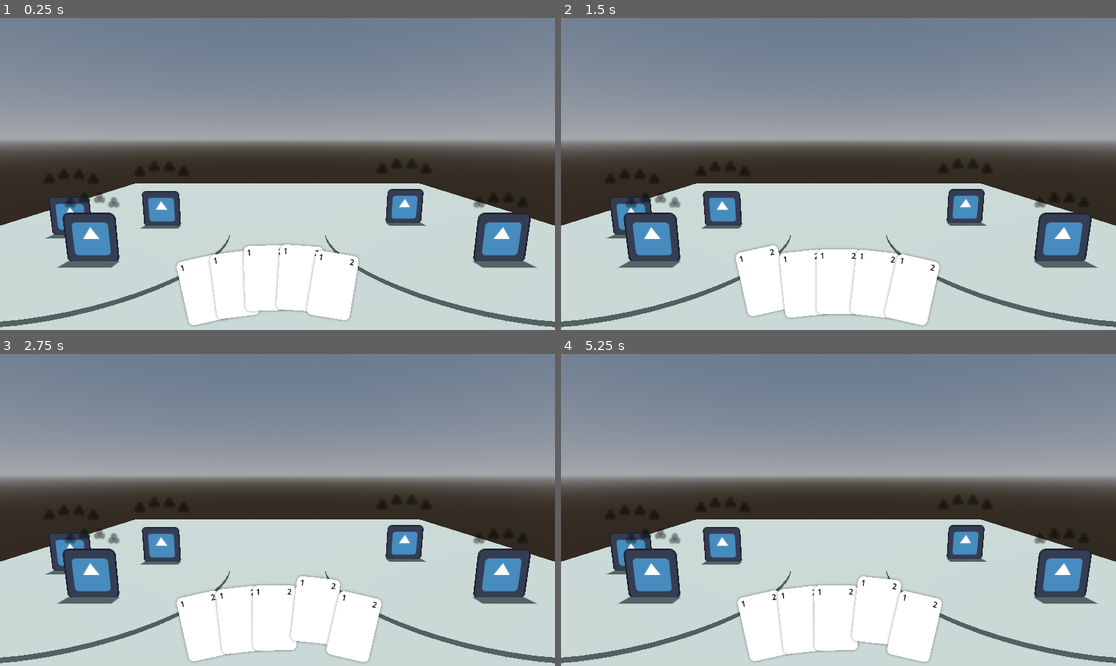
Above: before the commit, frames 1-4 (two rows, left to right).
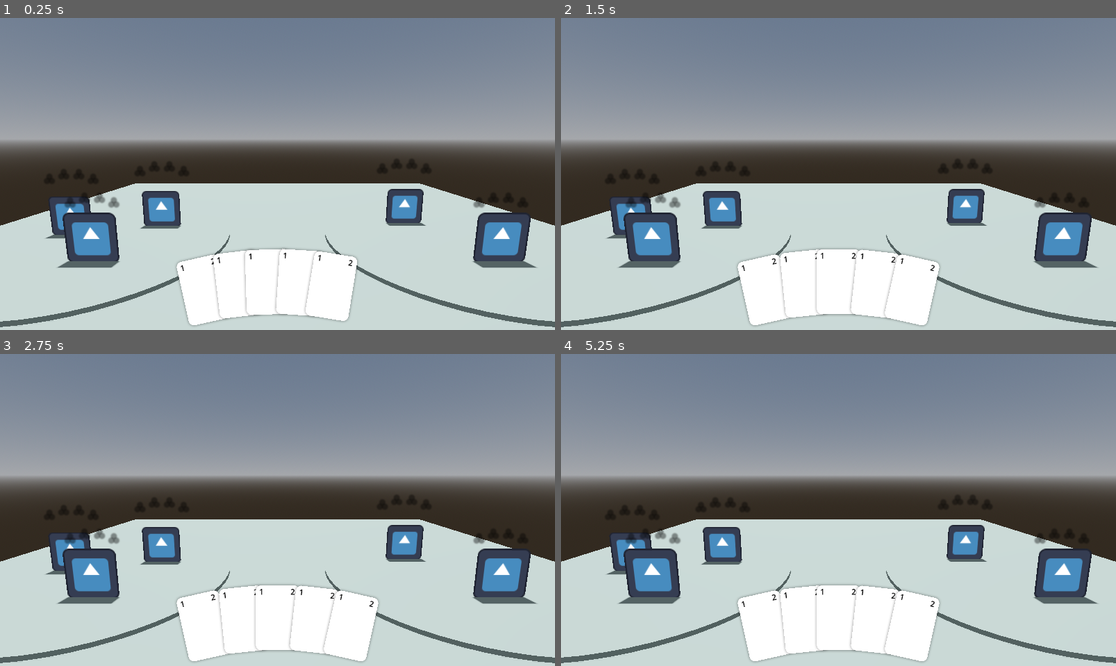
Above: after the commit, the same moments.

Repository: Alexyzyz/elemental-card-game
Game: Godot game, scene res://scenes/scene_main.tscn
The game is run twice, just before and just after one commit, with the same random seed, the same clock (stepped at 60 frames per second) and the same inputs. The engine's default icon, where the game draws it, is replaced by a stand-in: a white triangle on a blue panel in a dark square.
Inputs (mouse positions are in pixels of both pictures, inside the frame that each line leads up to):
- Up to frame 1 (0.25 s): no input
- Up to frame 2 (1.5 s): move the mouse to (960, 158) at 0.52 s; tap Enter at 1.25 s; move the mouse to (727, 189) at 1.27 s
- Up to frame 3 (2.75 s): tap Space at 2 s; move the mouse to (333, 441) at 2.02 s
- Up to frame 4 (5.25 s): tap Enter at 2.75, 4.25 s; move the mouse to (810, 572) at 2.77 s; tap Space at 3.5, 5 s; move the mouse to (1005, 556) at 3.52 s; move the mouse to (672, 463) at 4.27 s; move the mouse to (866, 510) at 5.02 s

The runs differ from the first frame. In frame 1, 0.8% of the frame differs, in the area x 32-65%, y 72-99%; in frame 2, 0.6%; in frame 3, 1.0%, in the area x 38-69%, y 71-99%; in frame 4, 1.0%.

Commit message:
feat: Selecting cards

Diff:
--- a/elemental-card-game/prefabs/battle/prefab_battle_hand_card.tscn
+++ b/elemental-card-game/prefabs/battle/prefab_battle_hand_card.tscn
@@ -6,7 +6,9 @@
 [node name="BattleHandCard" type="Node2D"]
 script = ExtResource("1_qubn8")
 
-[node name="Sprite2D_Dropshadow" type="Sprite2D" parent="."]
+[node name="Rig" type="Node2D" parent="."]
+
+[node name="Sprite2D_Dropshadow" type="Sprite2D" parent="Rig"]
 self_modulate = Color(0, 0, 0, 0.431373)
 scale = Vector2(0.45, 0.45)
 texture = ExtResource("2_4a6x4")
--- a/elemental-card-game/project.godot
+++ b/elemental-card-game/project.godot
@@ -64,3 +64,13 @@
 "deadzone": 0.5,
 "events": []
 }
+game_cursor_primary={
+"deadzone": 0.5,
+"events": [Object(InputEventMouseButton,"resource_local_to_scene":false,"resource_name":"","device":-1,"window_id":0,"alt_pressed":false,"shift_pressed":false,"ctrl_pressed":false,"meta_pressed":false,"button_mask":0,"position":Vector2(0, 0),"global_position":Vector2(0, 0),"factor":1.0,"button_index":1,"canceled":false,"pressed":false,"double_click":false,"script":null)
+]
+}
+game_cursor_secondary={
+"deadzone": 0.5,
+"events": [Object(InputEventMouseButton,"resource_local_to_scene":false,"resource_name":"","device":-1,"window_id":0,"alt_pressed":false,"shift_pressed":false,"ctrl_pressed":false,"meta_pressed":false,"button_mask":0,"position":Vector2(0, 0),"global_position":Vector2(0, 0),"factor":1.0,"button_index":2,"canceled":false,"pressed":false,"double_click":false,"script":null)
+]
+}
--- a/elemental-card-game/scripts/battle/screen_space/hand/scr_battle_hand_card.gd
+++ b/elemental-card-game/scripts/battle/screen_space/hand/scr_battle_hand_card.gd
@@ -1,31 +1,54 @@
 class_name BattleHandCard
 extends Node2D
 
+enum State {
+	IDLE,
+	HOVERED,
+	SELECTED,
+}
+
+var state: State
 var is_hovered: bool
+var is_selected: bool
+# Animations
 var hand_position_t: float
 var hand_position_t_target: float
 var hovered_offset: float
 var hovered_offset_target: float
+var selected_scale: float
+var selected_scale_target: float
 # Components
+var rig: Node2D
 var card: GameCard
 
 # Main methods
 
 func set_up(card_data: Card):
+	rig = $Rig
 	card = MainManager.card_manager.create_card(card_data)
-	add_child(card)
+
+	rig.add_child(card)
+
+	selected_scale_target = 1.0
+	selected_scale = selected_scale_target
 
 
 func _process(delta: float) -> void:
 	_lerp_to_target(delta)
-	_update_position()
+	_update_hand_position()
+	_update_selected_scale()
 
 
 # Public methods
 
 func set_hovered_state(new_state: bool):
 	is_hovered = new_state
-	hovered_offset_target = -20 if is_hovered else 0
+	_update_lerp_targets()
+
+
+func set_selected_state(new_state: bool):
+	is_selected = new_state
+	_update_lerp_targets()
 
 
 # Private methods
@@ -33,9 +56,10 @@
 func _lerp_to_target(delta: float):
 	hand_position_t = UtilMath.exp_decay(hand_position_t, hand_position_t_target, 8, delta)
 	hovered_offset = UtilMath.exp_decay(hovered_offset, hovered_offset_target, 16, delta)
+	selected_scale = UtilMath.exp_decay(selected_scale, selected_scale_target, 16, delta)
 
 
-func _update_position():
+func _update_hand_position():
 	# Update the base position
 	var hand_card_container: BattleHandCardContainer = BattleManager.hand_manager.hand_card_container
 	var t: float = hand_position_t
@@ -55,3 +79,24 @@
 	# Update the hovered position
 	var hovered_offset_vec: Vector2 = hovered_offset * transform.y
 	global_position += hovered_offset_vec
+
+
+func _update_selected_scale():
+	rig.scale = Vector2.ONE * selected_scale
+
+
+func _update_lerp_targets():
+	if is_selected:
+		# State: SELECTED
+		hovered_offset_target = -20
+		selected_scale_target = 1.1
+		return
+
+	if is_hovered:
+		# State: HOVERED
+		hovered_offset_target = -20
+		selected_scale_target = 1.0
+	else:
+		# State: IDLE
+		hovered_offset_target = 0
+		selected_scale_target = 1.0
--- a/elemental-card-game/scripts/battle/screen_space/hand/scr_battle_hand_card_container.gd
+++ b/elemental-card-game/scripts/battle/screen_space/hand/scr_battle_hand_card_container.gd
@@ -46,10 +46,12 @@
 		var card: BattleHandCard = card_list[i]
 		var t: float = float(i) / float(card_count - 1)
 
-		# Push neighboring cards away.
-		if abs(i - hovered_card_index) < 2:
-			t += 0.02 * (i - hovered_card_index)
-			pass
+		if hovered_card_index != -1:
+			# If a card is hovered,
+			# push its neighbors away.
+			if abs(i - hovered_card_index) < 2:
+				t += 0.02 * (i - hovered_card_index)
+				pass
 
 		card.hand_position_t_target = t
 
--- a/elemental-card-game/scripts/managers/battle/scr_hand_manager.gd
+++ b/elemental-card-game/scripts/managers/battle/scr_hand_manager.gd
@@ -3,10 +3,12 @@
 
 signal hand_updated
 signal card_hovered(hovered_card: BattleHandCard, hovered_card_index: int)
+signal card_selected(selected_card: BattleHandCard, selected_card_index: int)
 
 var card_list: Array[BattleHandCard]
 var hand_card_container: BattleHandCardContainer
 var hovered_card: BattleHandCard
+var selected_card: BattleHandCard
 # Debug
 var debug_printer_dot_products: Label
 
@@ -22,7 +24,7 @@
 
 func _process(_delta: float) -> void:
 	_update_hovered_card()
-	pass
+	_handle_select_card_input()
 
 
 # Public methods
@@ -39,9 +41,38 @@
 
 # Private methods
 
+func _handle_select_card_input():
+	if !Input.is_action_just_pressed("game_cursor_primary"):
+		return
+	if !hovered_card:
+		return
+
+	# Set this card as the selected one.
+	if hovered_card != selected_card:
+		if selected_card:
+			selected_card.set_selected_state(false)
+
+		hovered_card.set_selected_state(true)
+		selected_card = hovered_card
+		return
+
+	# Un-select that card instead.
+	selected_card.set_selected_state(false)
+	selected_card = null
+
+
 func _update_hovered_card():
 	var hand_origin: Vector2 = hand_card_container.circle_origin
-	var cursor_to_hand_vec: Vector2 = (MainManager.cursor_pos - hand_origin).normalized()
+	var cursor_to_hand_vec_unnormal: Vector2 = MainManager.cursor_pos - hand_origin
+
+	if cursor_to_hand_vec_unnormal.length() > hand_card_container.circle_radius + 75:
+		if hovered_card:
+			hovered_card.set_hovered_state(false)
+			hovered_card = null
+			card_hovered.emit(null, -1)
+		return
+
+	var cursor_to_hand_vec: Vector2 = cursor_to_hand_vec_unnormal.normalized()
 
 	var closest_card: Dictionary = {
 		"card": null,
